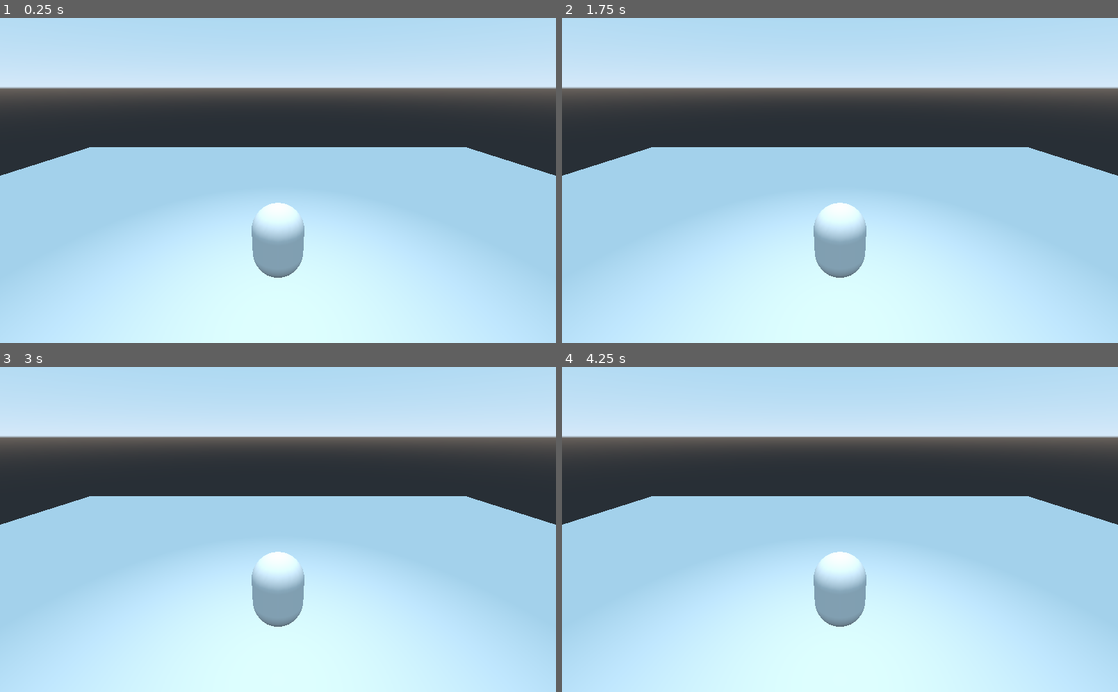
Above: before the commit, frames 1-4 (two rows, left to right).
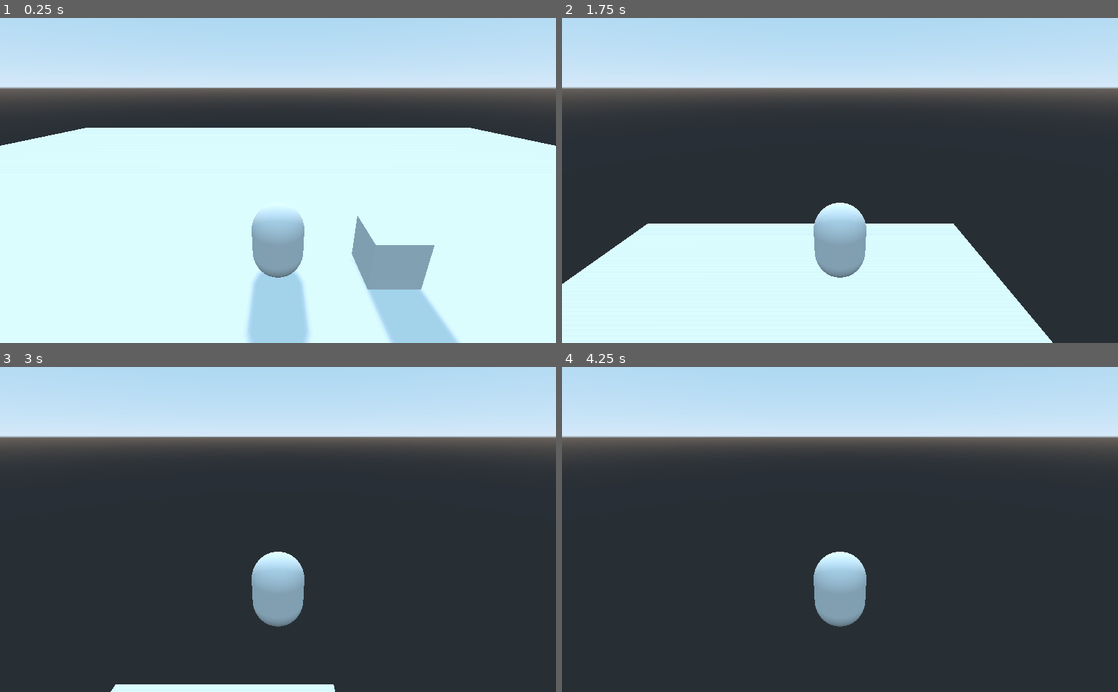
Above: after the commit, the same moments.

Repository: david-mccullough/BackpackDamacy
Game: Godot game, scene res://Spatial.tscn
The game is run twice, just before and just after one commit, with the same random seed, the same clock (stepped at 60 frames per second) and the same inputs.
Inputs:
- Up to frame 1 (0.25 s): no input
- Up to frame 2 (1.75 s): tap Enter at 0.5 s; hold Right (ui_right) 0.53-1.28 s; tap Space (ui_select) at 0.77, 1.52 s; hold Down (ui_down) from 1.28 s (still down)
- Up to frame 3 (3 s): release Down (ui_down) at 2.03 s; hold Right (ui_right) 2.03-2.78 s; hold Up (ui_up) from 2.78 s (still down)
- Up to frame 4 (4.25 s): tap Space (ui_select) at 3.02, 3.5, 3.77 s; release Up (ui_up) at 3.53 s; hold Left (ui_left) from 3.53 s (still down)

The runs differ from the first frame. In frame 1, 50% of the frame differs, in the area x 0-100%, y 33-100%; in frame 2, 38%; in frame 3, 57%; in frame 4, 58%, in the area x 0-100%, y 39-100%.

Commit message:
epic jump style

Diff:
--- a/CharacterController.gd
+++ b/CharacterController.gd
@@ -1,19 +1,18 @@
 extends KinematicBody
 
-var gravity = Vector3(0, -.0098, 0)
+var gravity = Vector3(0, -.03, 0)
 
 # Declare member variables here. Examples:
 var velocity = Vector3(0,0,0)
 var acceleration = Vector3(0,0,0)
 
-var accelerationRate = .0005
-var maxSpeed = .01
-var jumpStrength = 4
-var walkFriction = .1
+var accelerationRate = .8
+var maxSpeed = 10
+var jumpStrength = 20
+var walkFriction = 2
 
 var floorCheckDist = 0.1
 var minFloorAngle = 0.8
-
 
 # Called when the node enters the scene tree for the first time.
 func _ready():
@@ -28,35 +27,38 @@
 	var backward = int(Input.is_action_pressed('ui_down'))
 	var jump = Input.is_action_just_pressed('ui_select')
 
-	#if is_on_floor() and jump:
-	#	velocity.z = jump_speed
+
 	xDir = -right + left;
 	zDir = forward - backward;
 
 	var dir = Vector3(xDir, 0, zDir).normalized()
+
+
+
 	acceleration = dir * accelerationRate;
+
+	if jump:
+		acceleration.y += jumpStrength
+
 	velocity += acceleration
+	print(velocity)
 
 # Called every frame. 'delta' is the elapsed time since the previous frame.
 func _process(delta):
+	if (is_on_floor()):
+		_applyFriction(delta);
+		velocity.y = 0
+	else:
+		_applyGravity()
 
 	get_input()
 
 	#_applyAcceleration();
 	_clampHorizontalVelocity();
 
-	#bool onGround = _checkForGround();
-	#if (onGround)
-	#{
-	_applyFriction(delta);
-	#	_checkJump();
-	#}
-	#else
-	#_applyGravity();
-
 	# apply velocity
 	# move_and_slide() automatically includes the timestep in its calculation, so you should not multiply the velocity vector by delta.
-	move_and_collide(velocity)
+	move_and_slide(velocity, Vector3(0,1,0))
 
 
 func _clampHorizontalVelocity():
@@ -78,7 +80,7 @@
 		frictionDir += acceleration.normalized() * -acceleration.normalized().dot(frictionDir);
 
 	# Apply friction only when on the ground
-	var frameFriction = frictionDir * walkFriction * delta;
+	var frameFriction = frictionDir * walkFriction;
 	if (frameFriction.length() > horizontalVelocity.length()):
 		horizontalVelocity = Vector3.ZERO;
 	else:
--- a/Spatial.tscn
+++ b/Spatial.tscn
@@ -26,16 +26,20 @@
 
 [sub_resource type="CapsuleMesh" id=3]
 
-[sub_resource type="PlaneMesh" id=4]
+[sub_resource type="CubeMesh" id=9]
 
 [sub_resource type="Skin" id=6]
 
 [sub_resource type="BoxShape" id=5]
 
+[sub_resource type="BoxShape" id=8]
+
+[sub_resource type="CubeMesh" id=7]
+
 [node name="Spatial" type="Spatial"]
 
 [node name="Player" type="KinematicBody" parent="."]
-transform = Transform( 1, 0, 0, 0, 1, 0, 0, 0, 1, 0, 0.439366, 0 )
+transform = Transform( 1, 0, 0, 0, 1, 0, 0, 0, 1, 0, -2.46496, 0 )
 script = ExtResource( 1 )
 
 [node name="CollisionShape" type="CollisionShape" parent="Player"]
@@ -44,7 +48,7 @@
 script = SubResource( 2 )
 
 [node name="MeshInstance" type="MeshInstance" parent="Player"]
-transform = Transform( 1, 0, 0, 0, -4.37114e-08, -1, 0, 1, -4.37114e-08, 0, 1.47438, 0 )
+transform = Transform( 1, 0, 0, 0, -4.37114e-08, -1, 0, 1, -4.37114e-08, 0, 1.48336, 0 )
 mesh = SubResource( 3 )
 material/0 = null
 
@@ -55,20 +59,29 @@
 transform = Transform( 1, 0, 0, 0, 1, 0, 0, 0, 1, 0, -3.1972, 0 )
 
 [node name="MeshInstance" type="MeshInstance" parent="StaticBody"]
-transform = Transform( 36.0982, 0, 0, 0, 1, 0, 0, 0, 36.4621, 0, 0, 0 )
-mesh = SubResource( 4 )
+transform = Transform( 36.0982, 0, 0, 0, 1, 0, 0, 0, 36.4621, 0, -0.235087, 0 )
+mesh = SubResource( 9 )
 skin = SubResource( 6 )
 material/0 = null
 
 [node name="CollisionShape" type="CollisionShape" parent="StaticBody"]
-transform = Transform( 10, 0, 0, 0, 1, 0, 0, 0, 10, 0, -0.229899, 0 )
-visible = false
+transform = Transform( 29.6429, 0, 0, 0, 1, 0, 0, 0, 31.6237, 0, -0.229899, 0 )
 shape = SubResource( 5 )
 
-[node name="OmniLight" type="OmniLight" parent="."]
-transform = Transform( 1, 0, 0, 0, 1, 0, 0, 0, 1, 0, 9.68946, 0 )
-light_energy = 0.854
-light_indirect_energy = 2.615
-shadow_color = Color( 0.0588235, 0, 0.333333, 1 )
-omni_range = 21.243
-omni_attenuation = 0.933034
+[node name="Box" type="StaticBody" parent="."]
+transform = Transform( 1, 0, 0, 0, 1, 0, 0, 0, 1, 0, -6.52608, 0 )
+
+[node name="CollisionShape" type="CollisionShape" parent="Box"]
+transform = Transform( 0.999454, 0, 0, 0, 1, 0, 0, 0, 1, -4.34453, 5.10691, 0 )
+shape = SubResource( 8 )
+
+[node name="MeshInstance" type="MeshInstance" parent="Box"]
+transform = Transform( 1, 0, 0, 0, 1, 0, 0, 0, 1, -4.34453, 5.10691, 0 )
+mesh = SubResource( 7 )
+skeleton = NodePath("../..")
+material/0 = null
+
+[node name="DirectionalLight" type="DirectionalLight" parent="."]
+transform = Transform( 1, 0, 0, 0, 0.737784, 0.675037, 0, -0.675037, 0.737784, 0, 5.21999, 0 )
+light_energy = 0.5
+shadow_enabled = true
Not shown: 1 places in Spatial.tscn that only renumber resources
